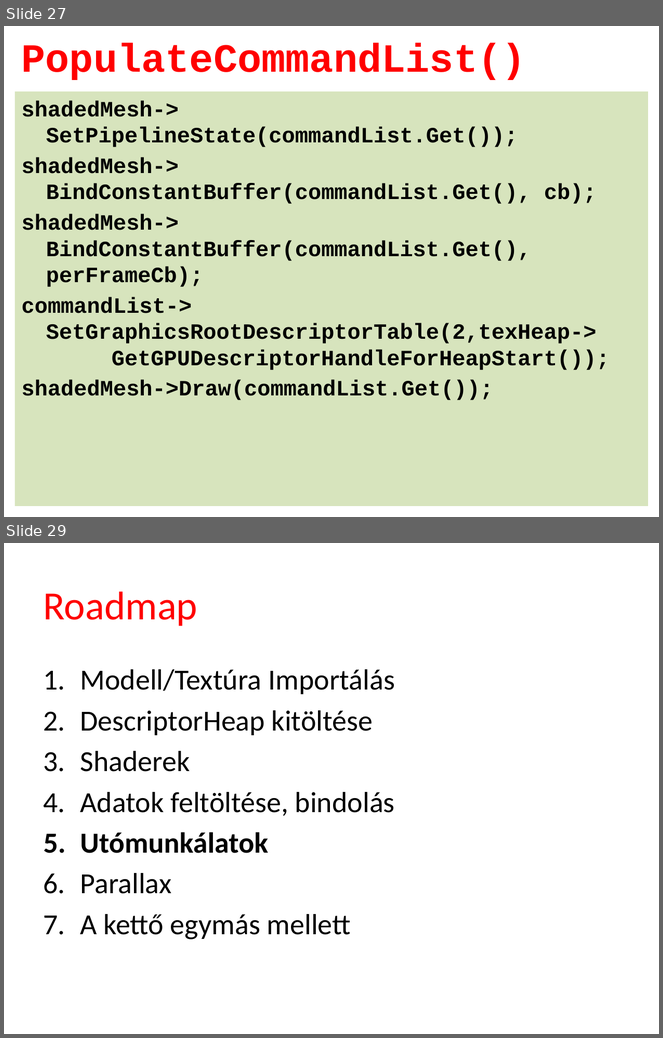
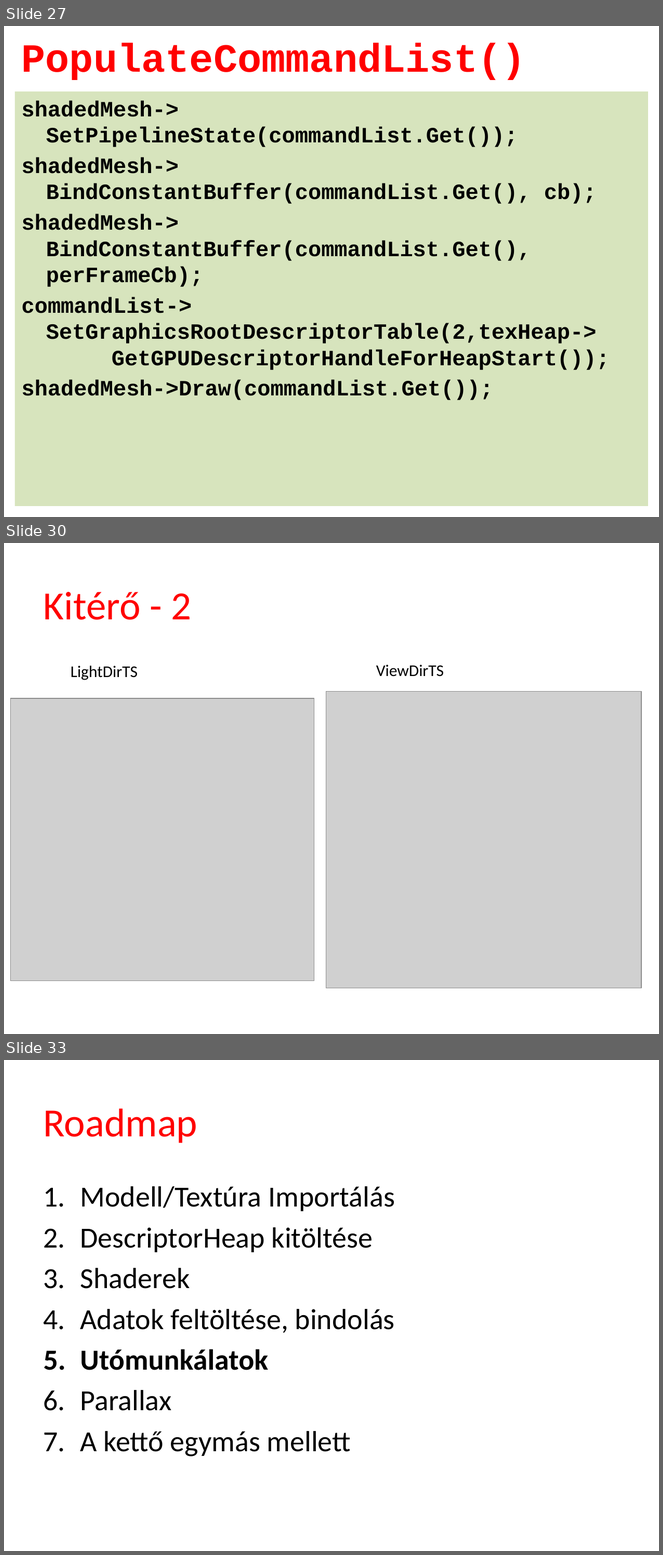
Before and after one commit to tyekx/dx12, a slide deck: Slides/ggl005-Bump.pptx. Shown one above the other, each under a label of ours: slides 27 and 29 before the commit, slides 27, 30 and 33 after it; the slides between them are not shown. The pictures are 663x1038 and 663x1555 pixels, drawn with LibreOffice and Linux fonts; fonts in the diff are those of the drawing; grey boxes stand for pictures; background and template pictures are left out. Boxes give left, top, right and bottom in pixels: in the first picture for what was removed or moved away, otherwise in the second. Text is boxed around its words. In the diff, an @@ line names an element or a change of style, - is before the commit and + after.

```diff
--- a/Slides/ggl005-Bump.pptx
+++ b/Slides/ggl005-Bump.pptx
@@ slide 30 added at (4, 543, 659, 1034), background #FFFFFF @@
@@ title added at (44, 592, 191, 620), 44 pt, text #FF0000 @@
+Kitérő - 2
@@ text added at (71, 666, 138, 680), 18 pt, text #000000 @@
+LightDirTS
@@ text added at (376, 665, 444, 677), 18 pt, text #000000 @@
+ViewDirTS
@@ picture added at (11, 698, 314, 981) @@
@@ picture added at (326, 691, 642, 988) @@
@@ what was slide 29 is now slide 33 @@
```
Also in this commit, not shown: 6 slides changed, 11 other slides added, 21 other files.
